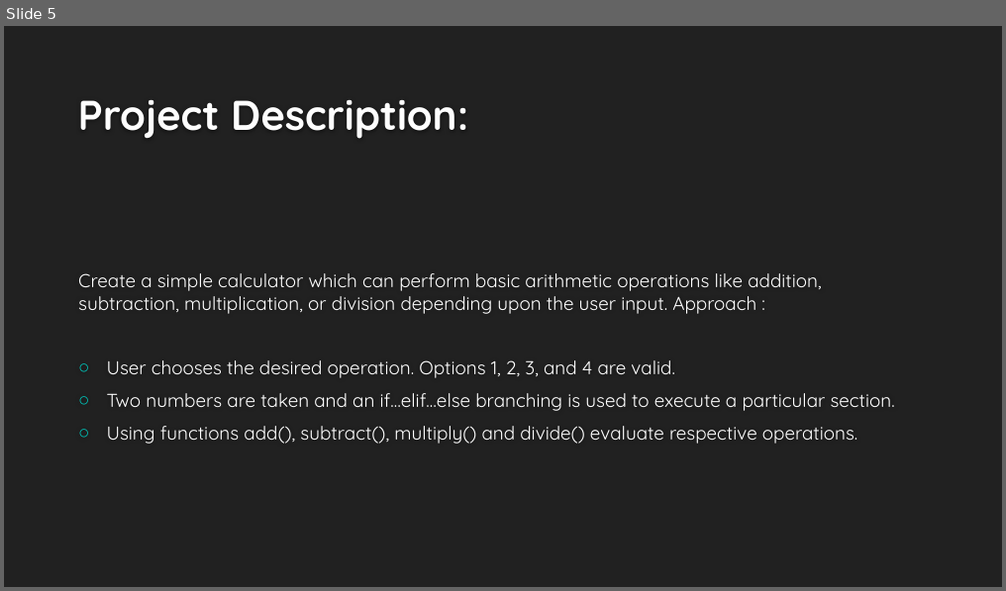
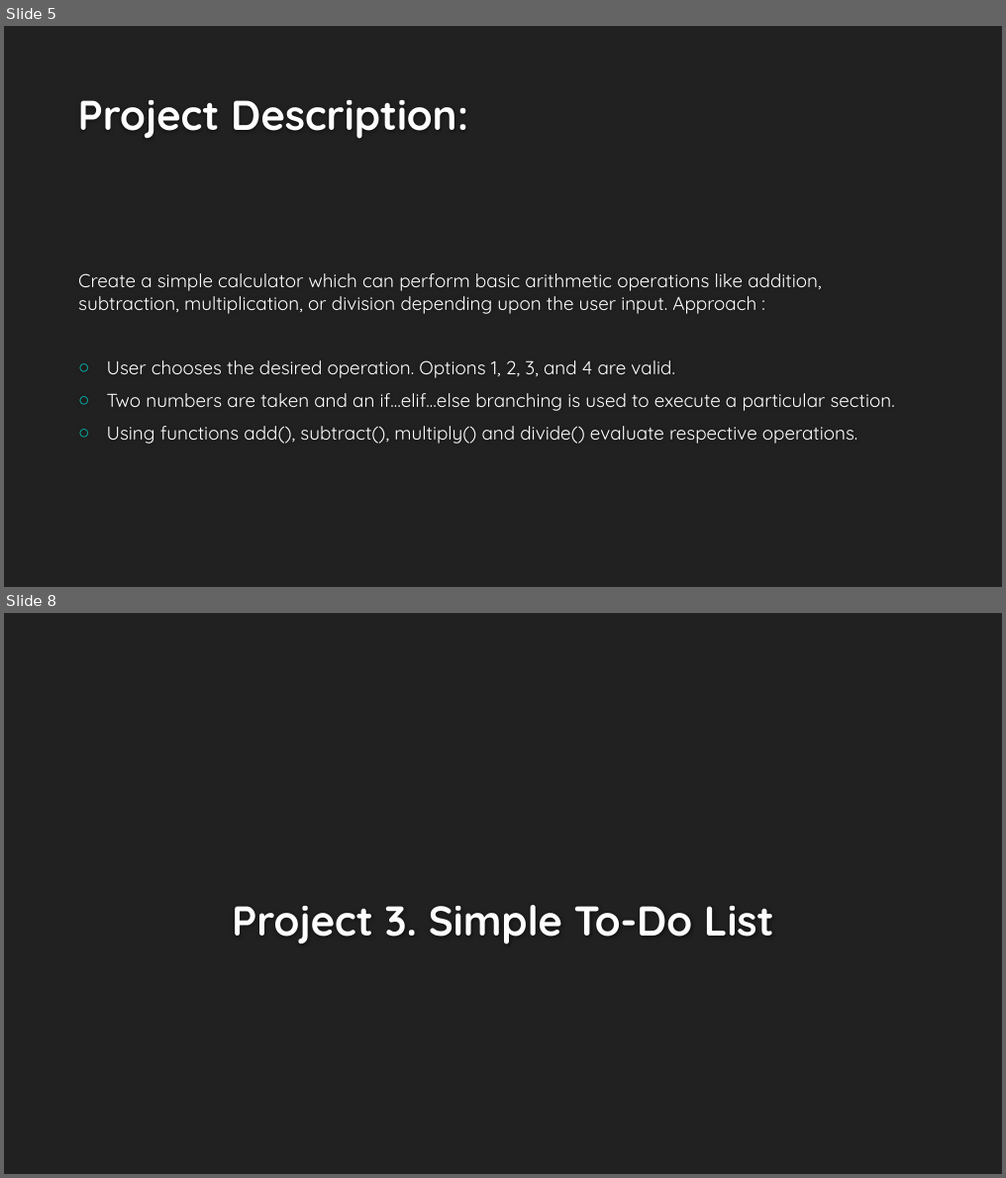
Before and after one commit to Islam-hady9/Programming-Course-using-Python-for-Kids, a slide deck: Lesson 10.pptx. Shown one above the other, each under a label of ours: slide 5 before the commit, slides 5 and 8 after it; the slides between them are not shown. The pictures are 1006x591 and 1006x1178 pixels, drawn with LibreOffice and Linux fonts; fonts in the diff are those of the drawing; background and template pictures are left out. Boxes give left, top, right and bottom in pixels: in the first picture for what was removed or moved away, otherwise in the second. Text is boxed around its words. In the diff, an @@ line names an element or a change of style, - is before the commit and + after.

```diff
--- a/Lesson 10.pptx
+++ b/Lesson 10.pptx
@@ slide 8 added at box(4, 613, 1002, 1174), background #212121 @@
@@ title added at box(232, 905, 774, 945), 40 pt, text #FEFEFE, bold @@
+Project 3. Simple To-Do List
```
Also in this commit, not shown: 9 other slides added.
